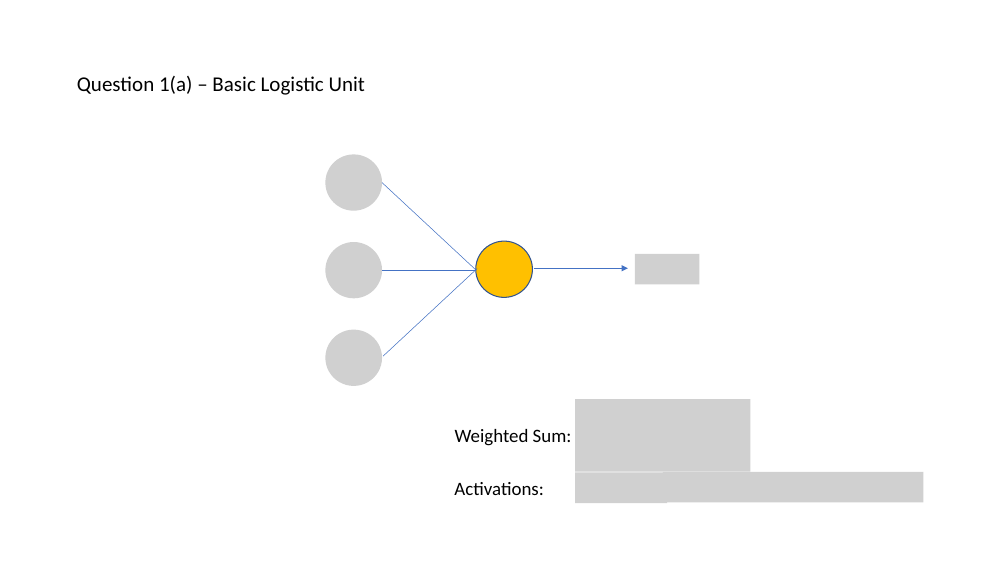
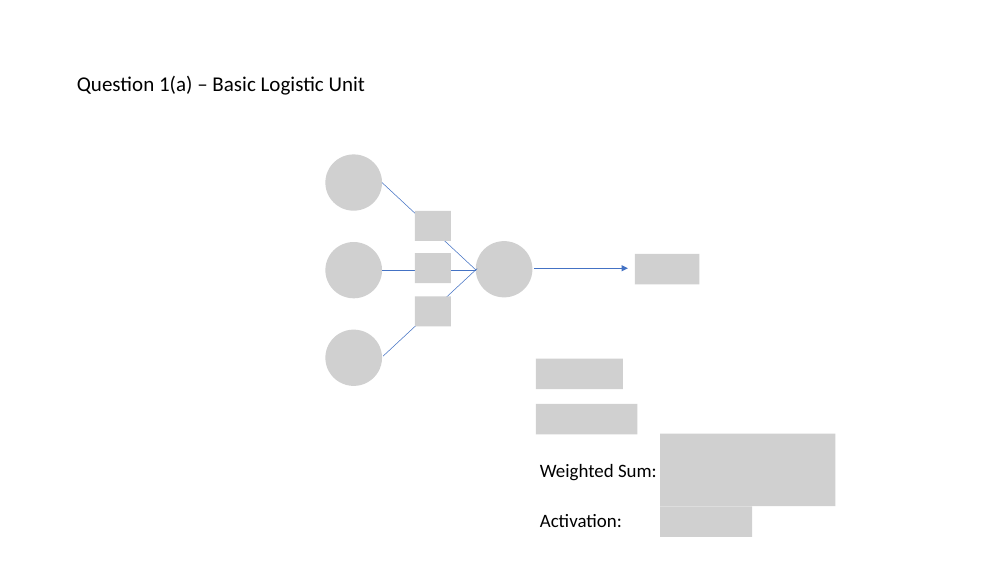
Before and after one commit to johnduffymsc/msc_spce0038assessment, a slide deck: slide 1 of question_1a.pptx. Drawn at 1008x567 pixels with LibreOffice and Linux fonts; fonts in the diff are those of the drawing; grey boxes stand for pictures. Boxes give left, top, right and bottom in pixels: in the first picture for what was removed or moved away, otherwise in the second. Text is boxed around its words. In the diff, an @@ line names an element or a change of style, - is before the commit and + after.

```diff
--- a/question_1a.pptx
+++ b/question_1a.pptx
@@ picture added at box(415, 211, 451, 241) @@
@@ picture added at box(415, 253, 451, 284) @@
@@ ellipse removed at box(476, 241, 532, 297) @@
@@ picture added at box(476, 241, 532, 297) @@
@@ picture added at box(415, 296, 451, 327) @@
@@ picture added at box(536, 358, 623, 389) @@
@@ picture added at box(536, 404, 637, 434) @@
@@ picture removed at box(575, 399, 751, 472) @@
@@ picture added at box(660, 433, 836, 506) @@
@@ text "Weighted Sum:": place and size @@
-text "Weighted Sum:" at box(455, 429, 572, 446)
+text "Weighted Sum:" at box(540, 464, 657, 481)
@@ picture removed at box(663, 472, 924, 502) @@
@@ picture: place and size @@
-picture at box(575, 473, 668, 503)
+picture at box(660, 507, 752, 537)
@@ text at box(540, 514, 622, 527): text changed @@
-Activations:
+Activation:
```
Also in this commit, not shown: 7 other files.
